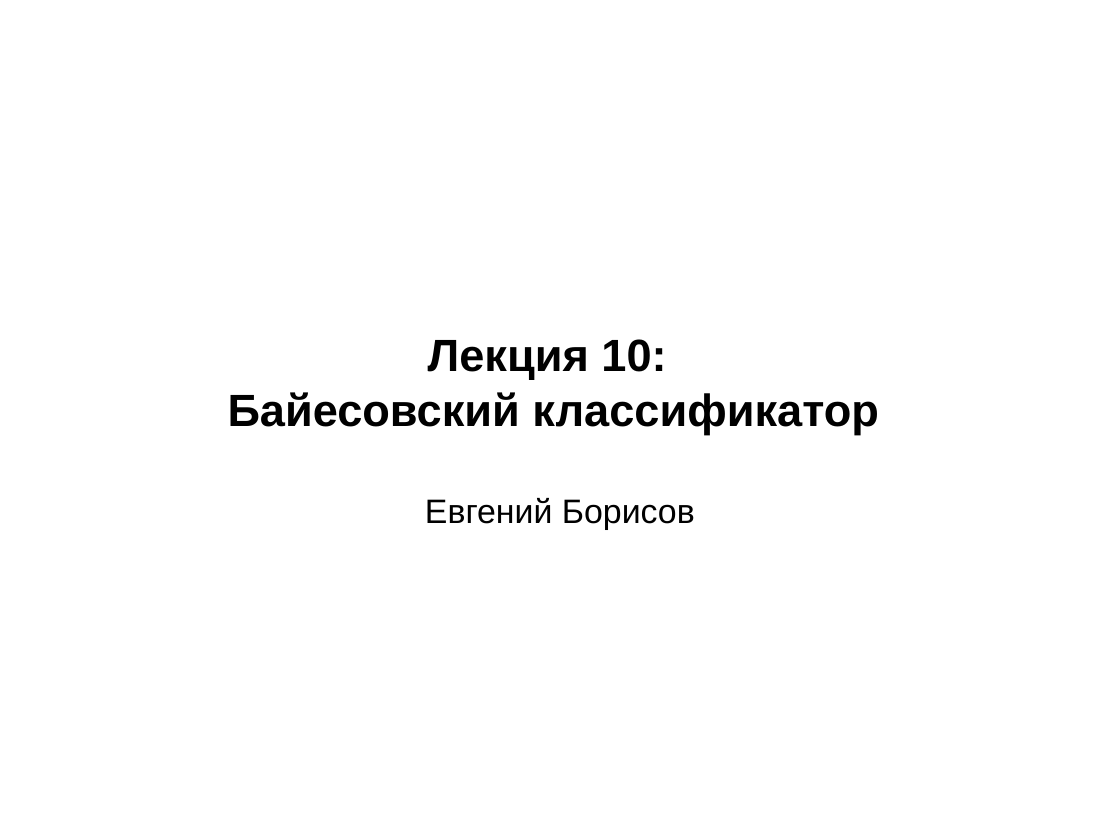
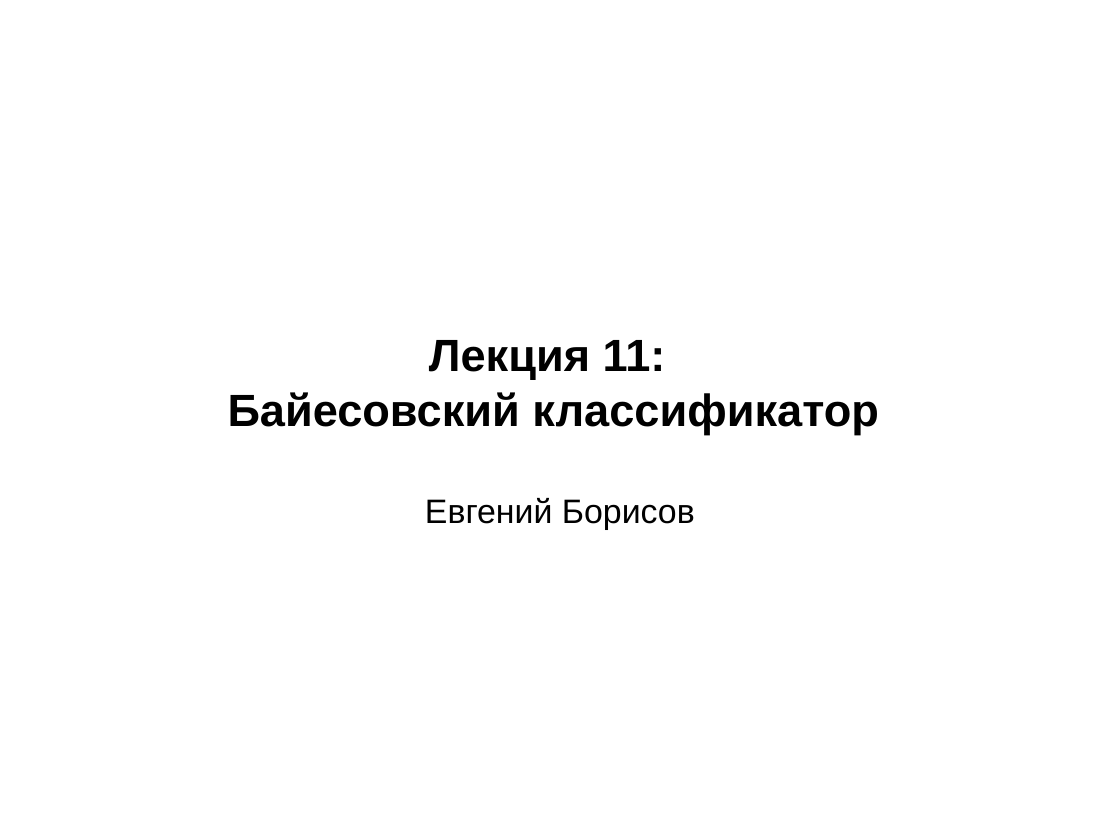
Before and after one commit to mechanoid5/ml_lectorium_legacy, a slide deck: slide 1 of 11-bayes.odp. Drawn at 1120x840 pixels with LibreOffice and Linux fonts; fonts in the diff are those of the drawing; background and template pictures are left out. Boxes give left, top, right and bottom in pixels: in the first picture for what was removed or moved away, otherwise in the second. Text is boxed around its words. In the diff, an @@ line names an element or a change of style, - is before the commit and + after.

```diff
--- a/11-bayes.odp
+++ b/11-bayes.odp
@@ subtitle at <box>429,340,666,380</box>: text changed @@
-Лекция 10:
+Лекция 11:
```
Also in this commit, not shown: 3 other files.
